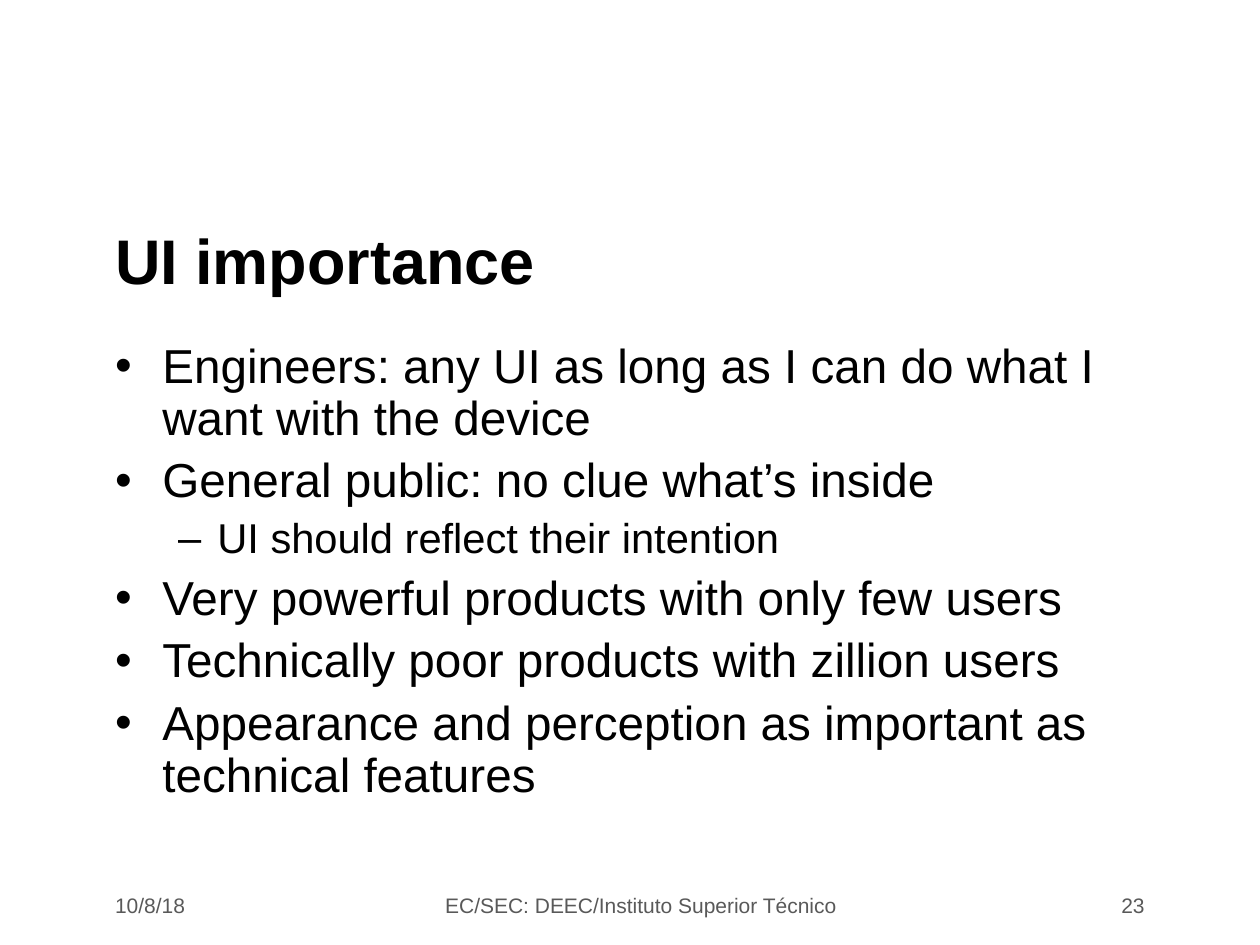
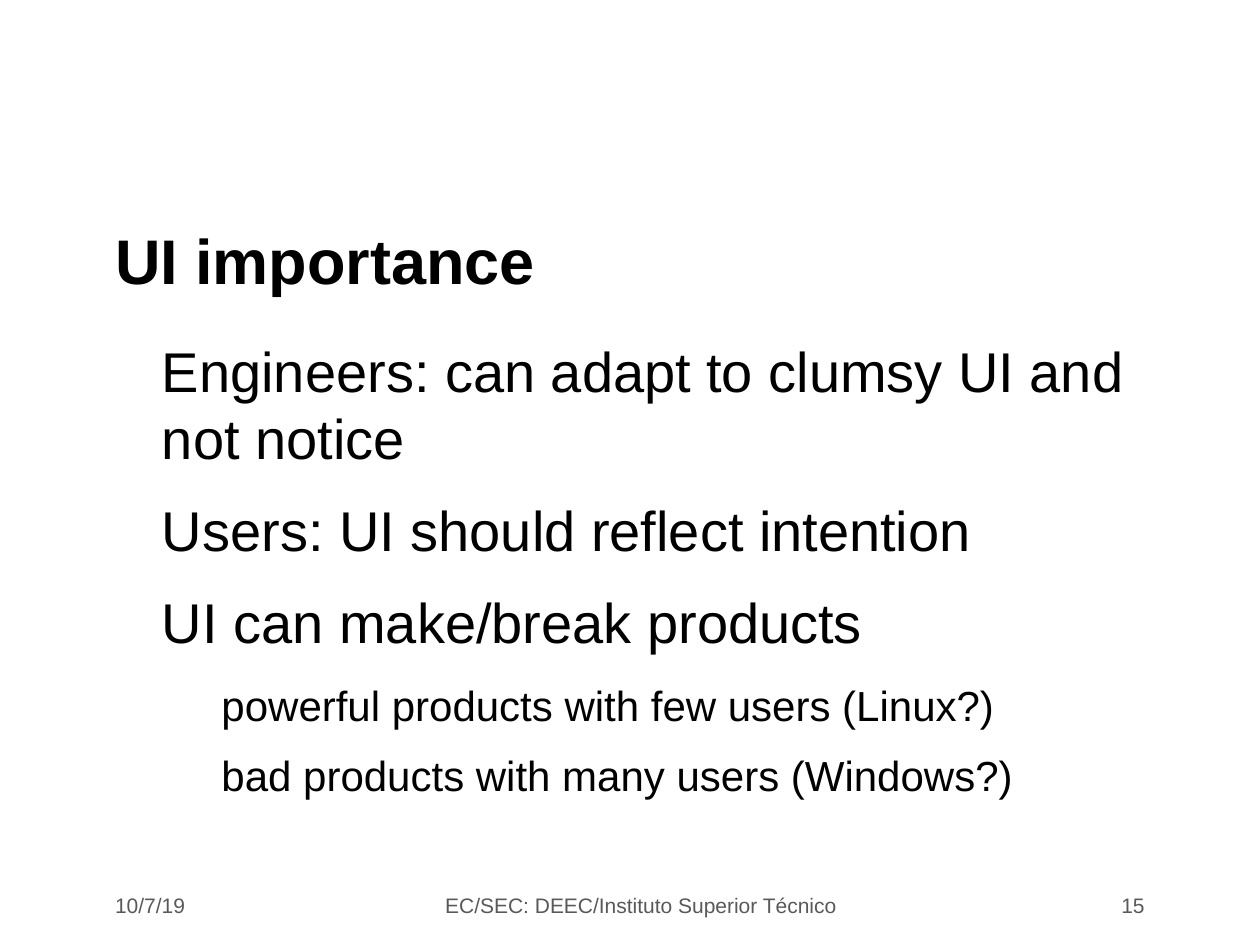
Before and after one commit to jjts/ist-sec, a slide deck: slide 15 of lectures/l6_design_choices/l6.odp (slide 23 before the commit). Drawn at 1260x945 pixels with LibreOffice and Linux fonts; fonts in the diff are those of the drawing; background and template pictures are left out. Boxes give left, top, right and bottom in pixels: in the first picture for what was removed or moved away, otherwise in the second. Text is boxed around its words. In the diff, an @@ line names an element or a change of style, - is before the commit and + after.

```diff
--- a/lectures/l6_design_choices/l6.odp
+++ b/lectures/l6_design_choices/l6.odp
@@ text at box(162, 351, 1123, 800): text changed; size 27.2 to 32 pt @@
-• Engineers: any UI as long as I can do what I want with the device
-• General public: no clue what’s inside
-  – UI should reflect their intention
-• Very powerful products with only few users
-• Technically poor products with zillion users
-• Appearance and perception as important as technical features
+● Engineers: can adapt to clumsy UI and not notice
+● Users: UI should reflect intention
+● UI can make/break products
+  − powerful products with few users (Linux?)
+  − bad products with many users (Windows?)
@@ text at box(115, 898, 185, 913): text changed @@
-10/8/18
+10/7/19
@@ page number at box(1121, 898, 1144, 913): text changed @@
-23
+15
```
Also in this commit, not shown: 18 other slides changed, 8 slides removed.
